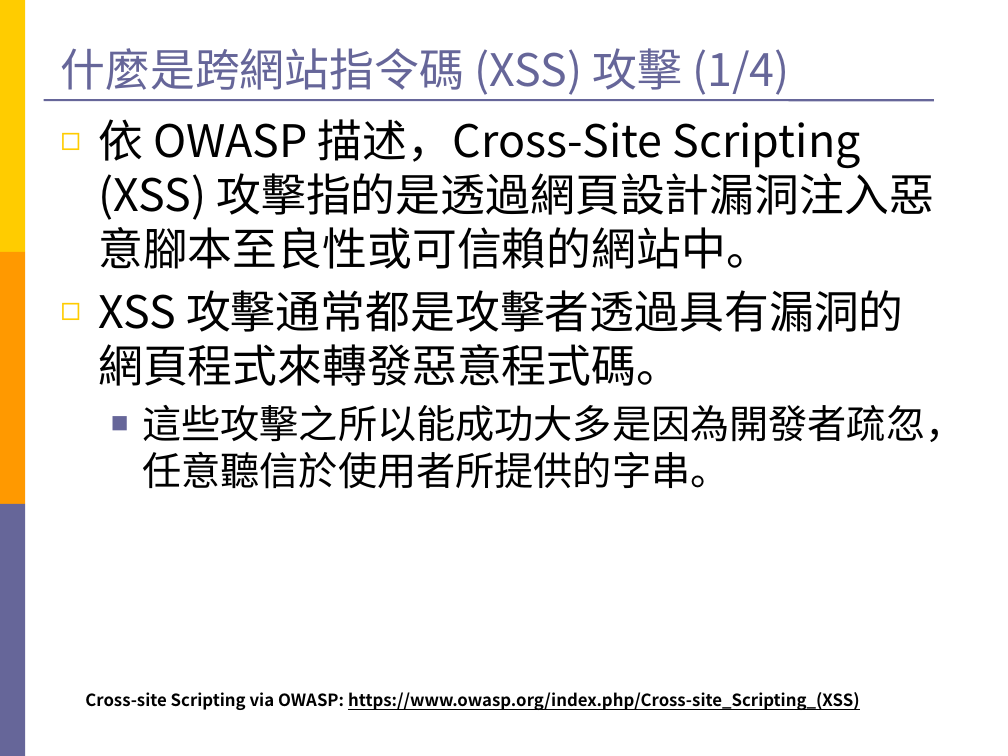
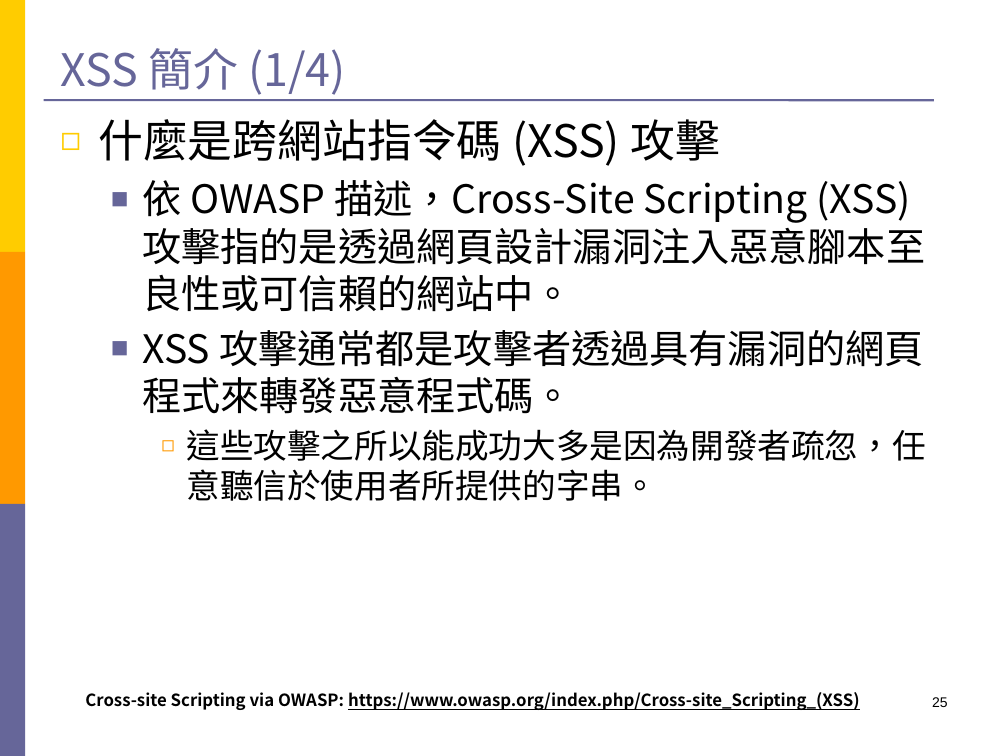
Before and after one commit to Still34/nodejs-security-course, a slide deck: slide 25 of export/nodejs-master-file.pptx (slide 32 before the commit). Drawn at 1008x756 pixels with LibreOffice and Linux fonts; fonts in the diff are those of the drawing. Boxes give left, top, right and bottom in pixels: in the first picture for what was removed or moved away, otherwise in the second. Text is boxed around its words. In the diff, an @@ line names an element or a change of style, - is before the commit and + after.

```diff
--- a/export/nodejs-master-file.pptx
+++ b/export/nodejs-master-file.pptx
@@ title at (60,48,346,95): text changed @@
-什麼是跨網站指令碼 (XSS) 攻擊 (1/4)
+XSS 簡介 (1/4)
@@ text at (98,119,720,166): paragraph added @@
+◻ 什麼是跨網站指令碼 (XSS) 攻擊
@@ text at (142,180,925,501): size 32 to 28 pt in "依 OWASP 描述，Cross-Site Scripting (XSS) 攻擊指的是透過網頁設計漏洞注入惡意腳本至良性 ...", "XSS 攻擊通常都是攻擊者透過具有漏洞的網頁程式來轉發惡意程式碼。"; size 28 to 24 pt in "這些攻擊之所以能成功大多是因為開發者疏忽，任意聽信於使用者所提供的字串。"; bullet ◻ to ■; list level 1 to 2 in "依 OWASP 描述，Cross-Site Scripting (XSS) ..."; bullet colour #FFCC00 to #666699; list level 1 to 2 in "XSS 攻擊通常都是攻擊者透過具有漏洞的網頁程式來轉發惡意程式碼。"; bullet ■ to ◻; list level 2 to 3 in "這些攻擊之所以能成功大多是因為開發者疏忽，任意聽信於使用者所提供的字串。"; bullet colour #666699 to #FF9900 @@
@@ page number added at (932,697,948,707), 10 pt, text #000000 @@
+25
```
Also in this commit, not shown: 57 other slides changed, 4 slides added, 15 slides removed.
